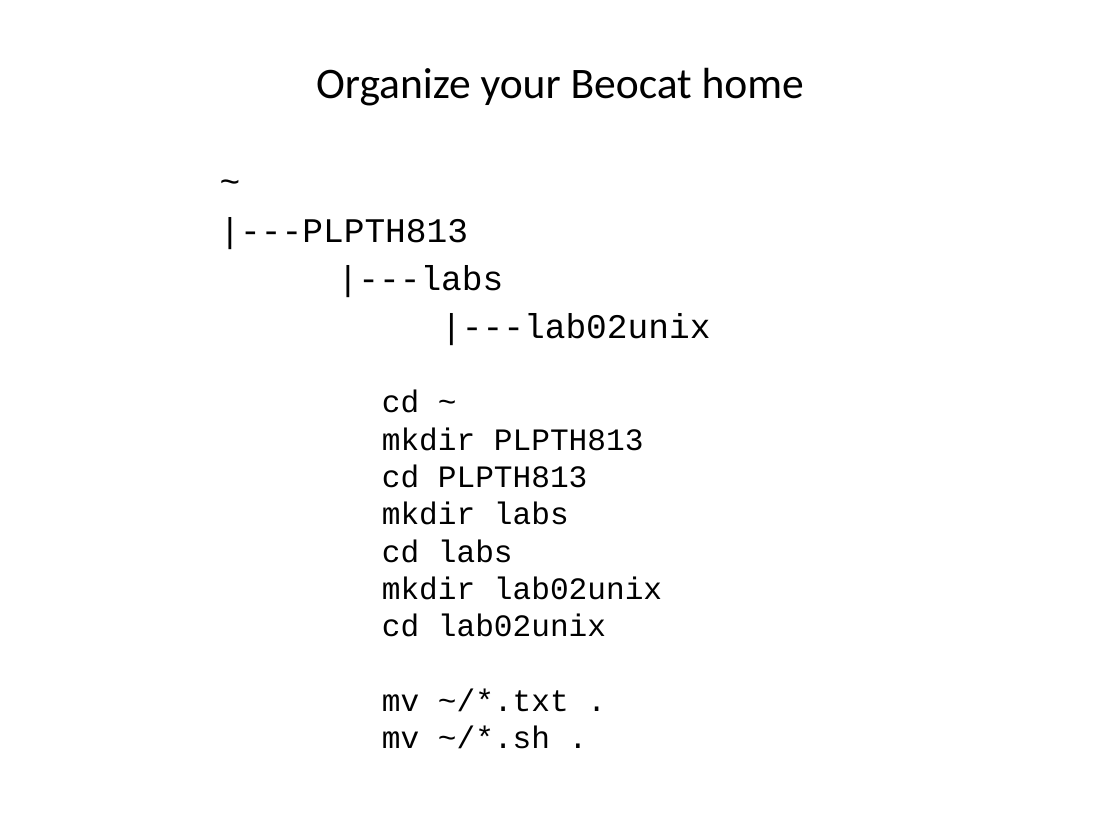
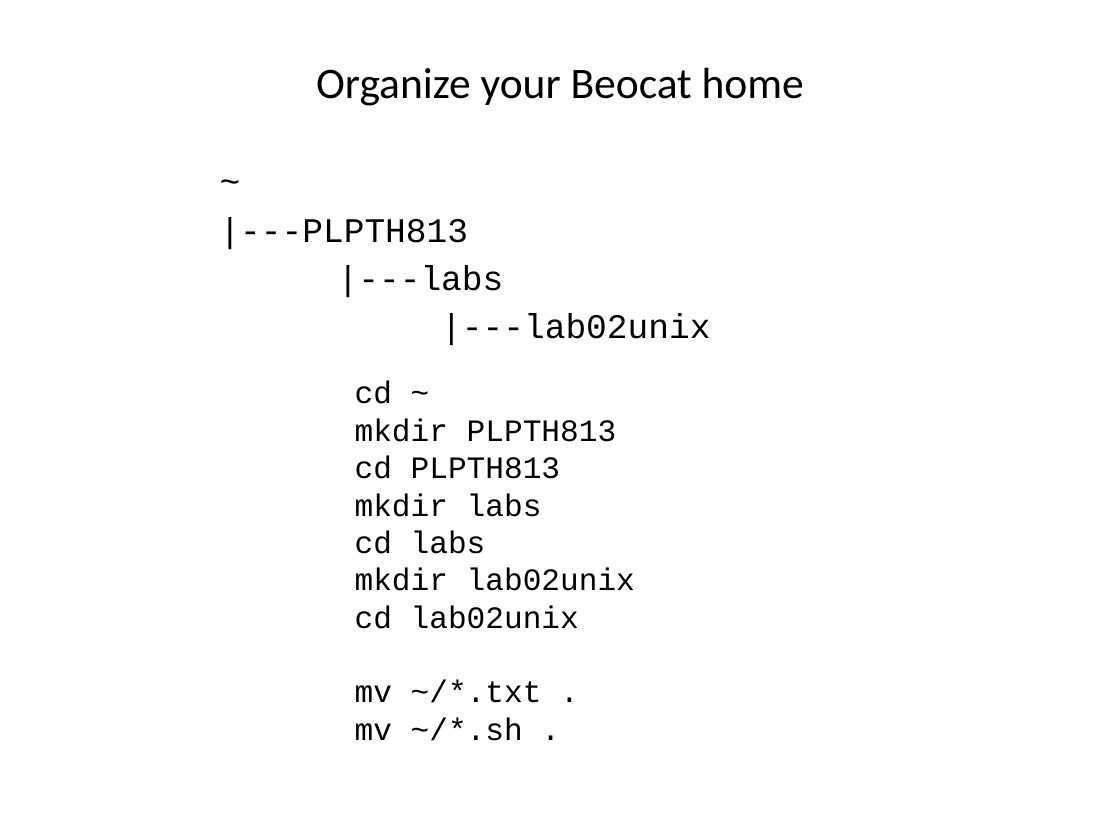
Before and after one commit to liu3zhenlab/teaching, a slide deck: slide 26 of PLPTH813Bioinformatis/2021/labs/lab02_unix.pptx. Drawn at 1120x840 pixels with LibreOffice and Linux fonts; fonts in the diff are those of the drawing. Boxes give left, top, right and bottom in pixels: in the first picture for what was removed or moved away, otherwise in the second. Text is boxed around its words. In the diff, an @@ line names an element or a change of style, - is before the commit and + after.

```diff
--- a/PLPTH813Bioinformatis/2021/labs/lab02_unix.pptx
+++ b/PLPTH813Bioinformatis/2021/labs/lab02_unix.pptx
@@ text "cd ~": place and size @@
-text "cd ~" at (382,390,662,749)
+text "cd ~" at (355,381,635,741)
```
Also in this commit, not shown: 4 other slides changed, 14 other files.
